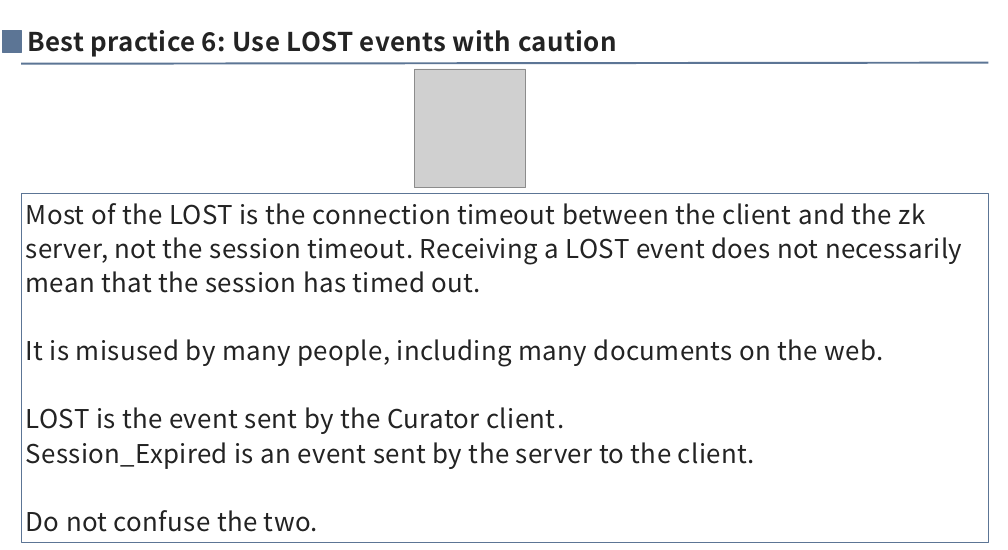
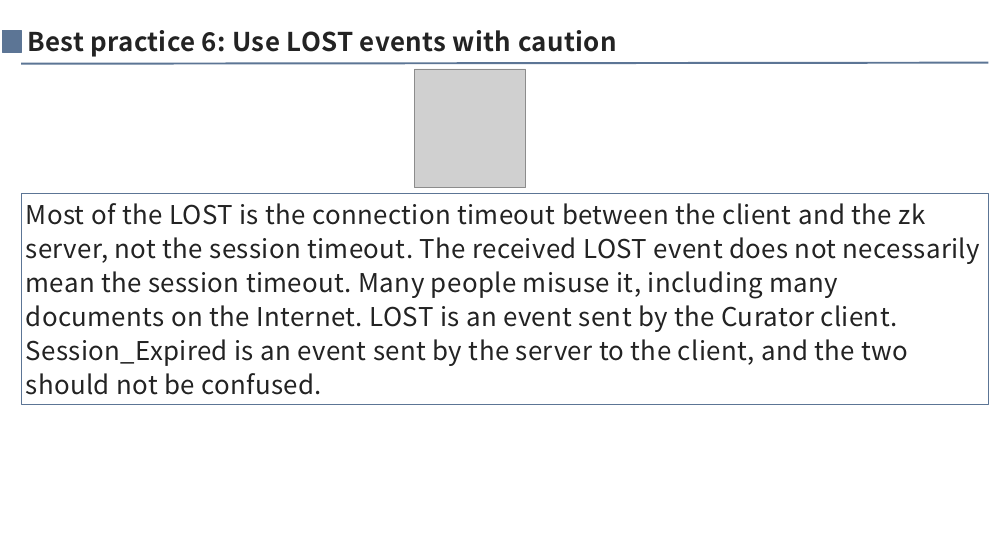
Before and after one commit to anigkus/anigkus.github.io, a slide deck: slide 47 of docs/assets/images/curator-internal-implementation-mechanism/Curator internal implementation mechanism-Anigkus.pptx (slide 46 before the commit). Drawn at 1008x550 pixels with LibreOffice and Linux fonts; fonts in the diff are those of the drawing; grey boxes stand for pictures. Boxes give left, top, right and bottom in pixels: in the first picture for what was removed or moved away, otherwise in the second. Text is boxed around its words. In the diff, an @@ line names an element or a change of style, - is before the commit and + after.

```diff
--- a/docs/assets/images/curator-internal-implementation-mechanism/Curator internal implementation mechanism-Anigkus.pptx
+++ b/docs/assets/images/curator-internal-implementation-mechanism/Curator internal implementation mechanism-Anigkus.pptx
@@ rectangle "Most of the LOST is ...": place and size @@
-rectangle "Most of the LOST is ..." at [21, 193, 988, 542]
+rectangle "Most of the LOST is ..." at [21, 193, 988, 404]
@@ text in rectangle at [26, 203, 980, 395]: text changed @@
-Most of the LOST is the connection timeout between the client and the zk server, not the session timeout. Receiving a LOST event does not necessarily mean that the session has timed out.
-It is misused by many people, including many documents on the web.
-LOST is the event sent by the Curator client.
-Session_Expired is an event sent by the server to the client.
-Do not confuse the two.
+Most of the LOST is the connection timeout between the client and the zk server, not the session timeout. The received LOST event does not necessarily mean the session timeout. Many people misuse it, including many documents on the Internet. LOST is an event sent by the Curator client. Session_Expired is an event sent by the server to the client, and the two should not be confused.
```
Also in this commit, not shown: 12 other slides changed, 2 slides added, 13 other files.
